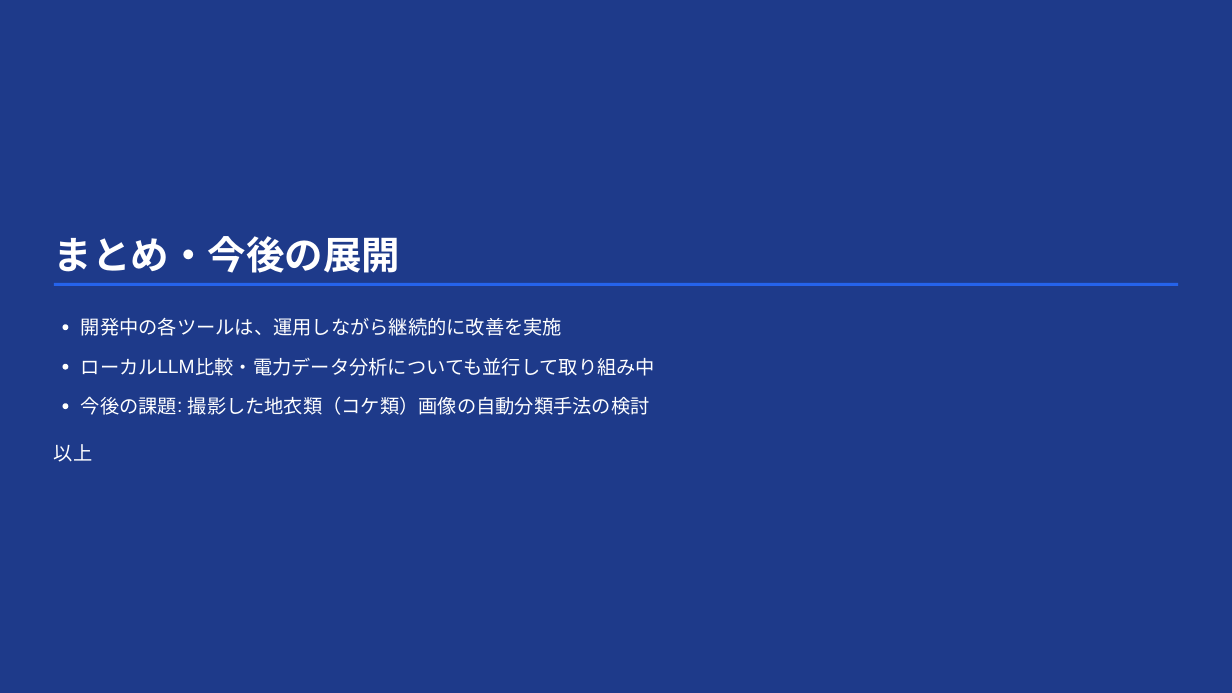
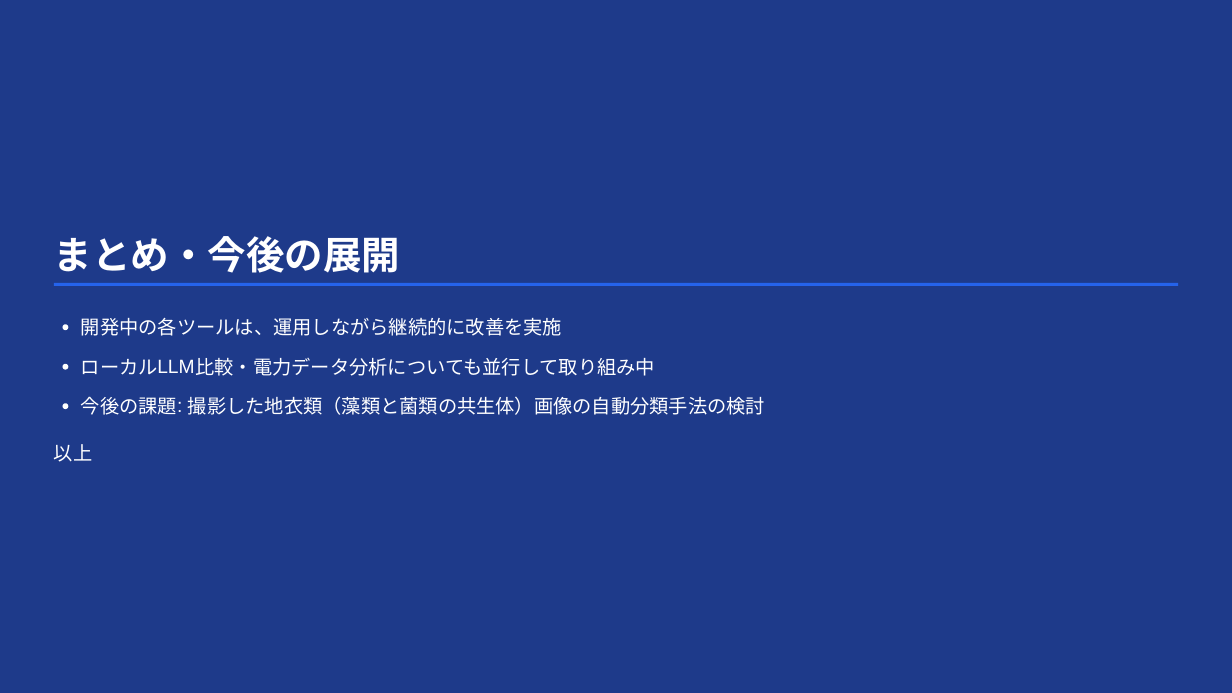
Before and after one commit to masauehr/marp_slides, a slide deck: slide 14 of slides/2026-07-01-ai-projects-intro.pptx. Drawn at 1232x693 pixels with LibreOffice and Linux fonts; fonts in the diff are those of the drawing. Boxes give left, top, right and bottom in pixels: in the first picture for what was removed or moved away, otherwise in the second. Text is boxed around its words. In the diff, an @@ line names an element or a change of style, - is before the commit and + after.

Commit message:
update: 手動編集内容を反映してpptx/pdfを再生成、スライド13の列比率を調整
ユーザーがv1の説明変数を詳細化(GSR_5day_avg・GSR_5day_ago等)し、
まとめスライドの地衣類の説明を修正(藻類と菌類の共生体)。
表の行が増えた影響で下部の引用ボックスが下端に迫っていたため、
スライド13の左右カラム比率を2:3に変更して収めた。

```diff
--- a/slides/2026-07-01-ai-projects-intro.pptx
+++ b/slides/2026-07-01-ai-projects-intro.pptx
@@ text at [188, 396, 765, 415]: text changed @@
-撮影した地⾐類（コケ類）画像の⾃動分類⼿法の検討
+撮影した地⾐類（藻類と菌類の共⽣体）画像の⾃動分類⼿法の検討
```
Also in this commit, not shown: 1 other slide changed, 2 other files.
